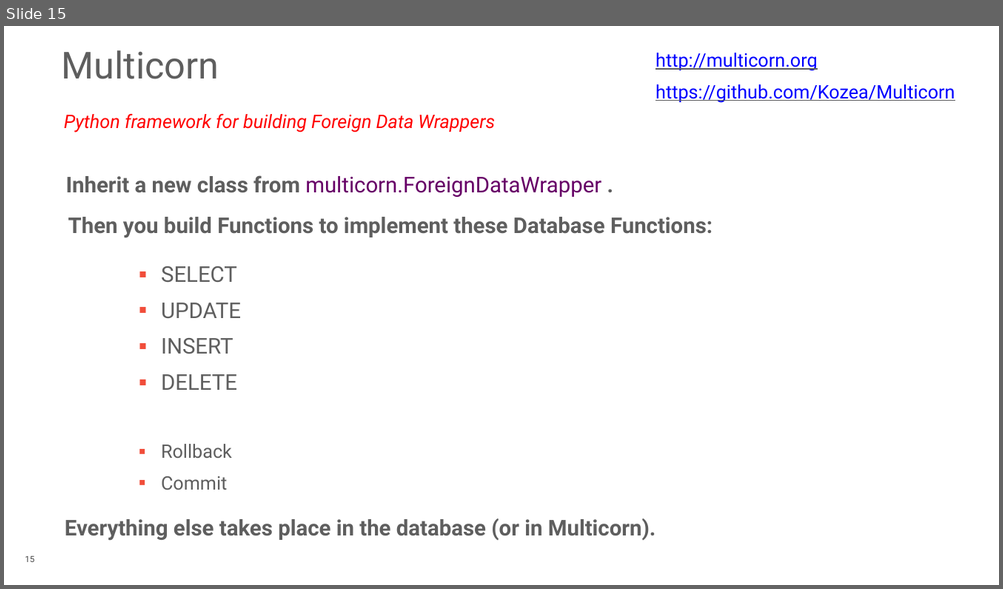
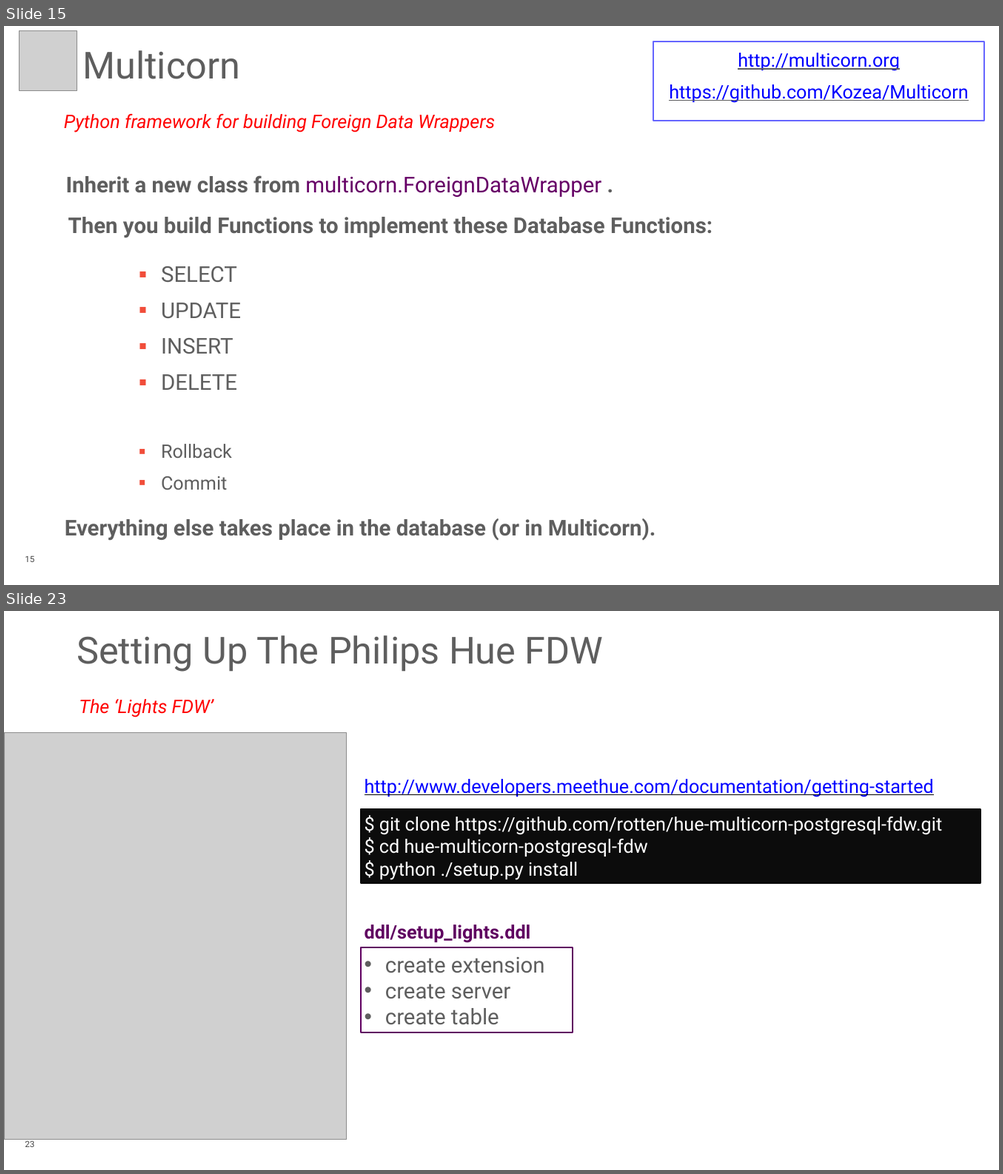
Before and after one commit to rotten/hue-multicorn-postgresql-fdw, a slide deck: extra/Database_Of_Things_PGConf_US_2015.pptx. Shown one above the other, each under a label of ours: slide 15 before the commit, slides 15 and 23 after it; the slides between them are not shown. The pictures are 1003x589 and 1003x1174 pixels, drawn with LibreOffice and Linux fonts; fonts in the diff are those of the drawing; grey boxes stand for pictures; background and template pictures are left out. Boxes give left, top, right and bottom in pixels: in the first picture for what was removed or moved away, otherwise in the second. Text is boxed around its words. In the diff, an @@ line names an element or a change of style, - is before the commit and + after.

```diff
--- a/extra/Database_Of_Things_PGConf_US_2015.pptx
+++ b/extra/Database_Of_Things_PGConf_US_2015.pptx
@@ slide 23 added at (4, 611, 999, 1170), background #FFFFFF @@
@@ title added at (77, 635, 603, 672), 48 pt, text #5E5E5E @@
+Setting Up The Philips Hue FDW
@@ text added at (79, 699, 213, 718), 24 pt, text #FF0000, italic @@
+The ‘Lights FDW’
@@ picture added at (4, 732, 346, 1139) @@
@@ text added at (364, 779, 933, 797), 24 pt, text #0000FF, underline @@
+http://www.developers.meethue.com/documentation/getting-started
@@ rectangle added at (361, 809, 979, 883), fill #0C0C0C, outline #090909 2 pt, 24 pt, text #FFFFFF @@
+$ git clone https://github.com/rotten/hue-multicorn-postgresql-fdw.git
+$ cd hue-multicorn-postgresql-fdw
+$ python ./setup.py install
@@ text added at (364, 925, 531, 943), 24 pt, text #5F0060, bold @@
+ddl/setup_lights.ddl
@@ rectangle added at (361, 948, 572, 1034), fill #FFFFFF, outline #5F0060 2 pt, 28 pt, text #5E5E5E @@
+• create extension
+• create server
+• create table
@@ page number added at (25, 1139, 34, 1147), 11 pt, text #444444 @@
+23
@@ slide 15 changed as well @@
@@ picture added at (19, 31, 77, 90) @@
@@ title "Multicorn": place and size @@
-title "Multicorn" at (62, 50, 219, 79)
+title "Multicorn" at (82, 50, 240, 79)
@@ text "http://multicorn.org": place and size @@
-text "http://multicorn.org" at (655, 53, 954, 103)
+text "http://multicorn.org" at (653, 42, 984, 121)
@@ text "http://multicorn.org" at (653, 42, 984, 121): alignment left to centre; fill none to #FFFFFF; outline none to #6565FF 1 pt @@
```
Also in this commit, not shown: 4 other slides changed, 9 other slides added, 1 slide removed, 5 other files.
